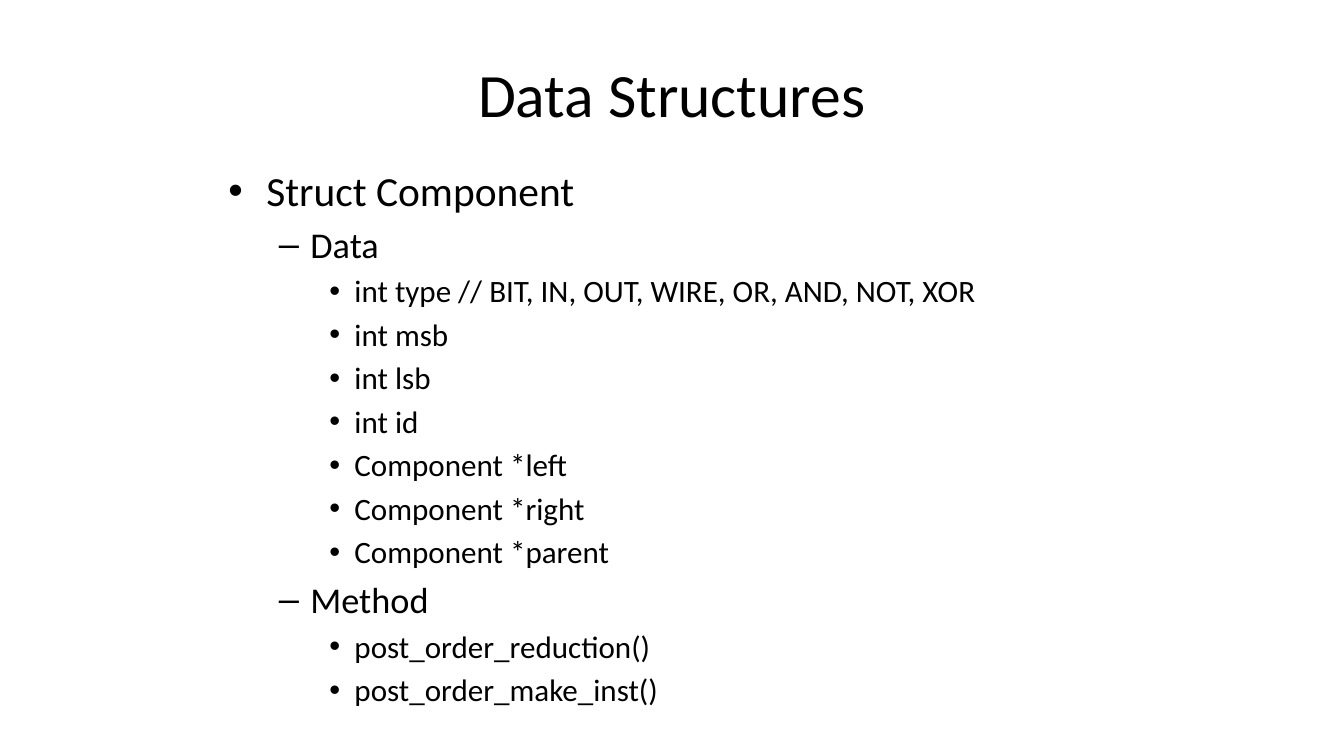
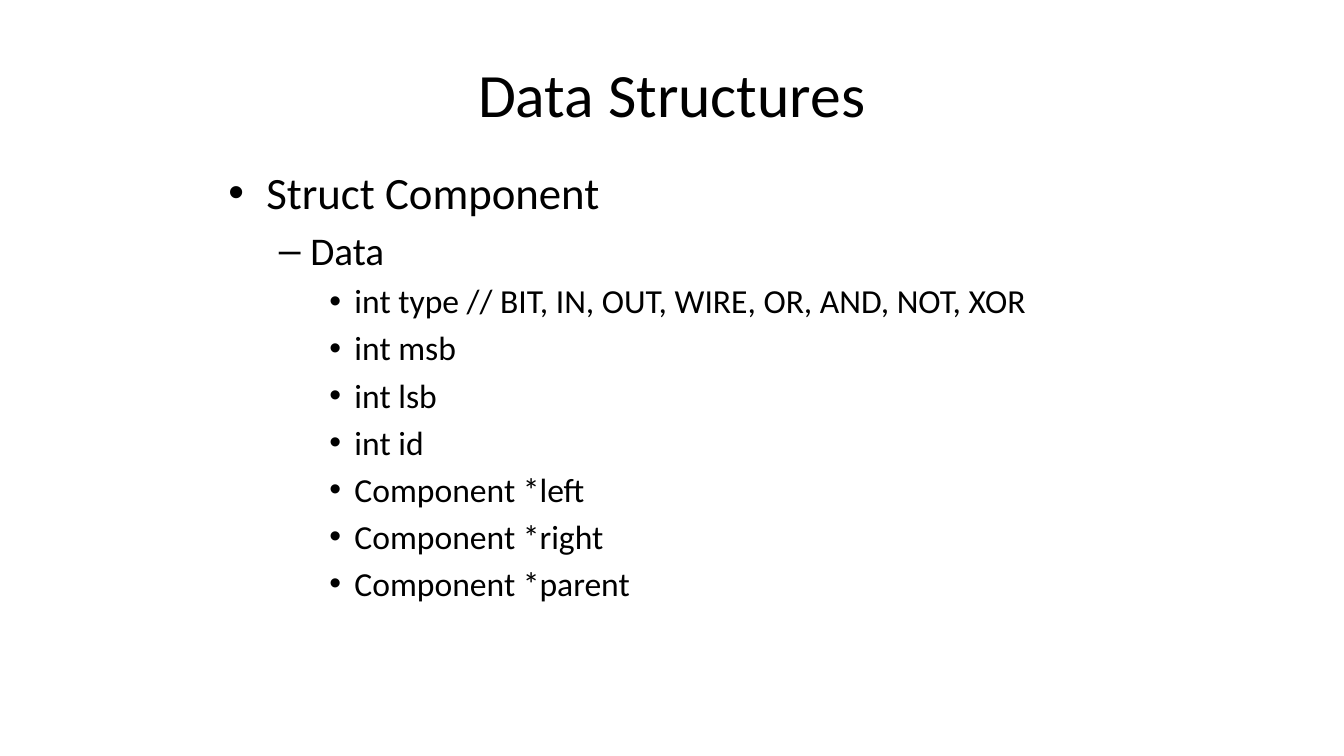
Before and after one commit to jinwei-chang/Verilog-Simulation-Optimization-via-Instruction-Reduction, a slide deck: slide 21 of lecture/20210608_1071524_ProblemF.pptx (slide 20 before the commit). Drawn at 1344x756 pixels with LibreOffice and Linux fonts; fonts in the diff are those of the drawing. Boxes give left, top, right and bottom in pixels: in the first picture for what was removed or moved away, otherwise in the second. Text is boxed around its words. In the diff, an @@ line names an element or a change of style, - is before the commit and + after.

```diff
--- a/lecture/20210608_1071524_ProblemF.pptx
+++ b/lecture/20210608_1071524_ProblemF.pptx
@@ text "Struct Component" at box(266, 180, 1026, 602): size 29.6 to 32 pt in "Struct Component"; size 25.9 to 28 pt in "Data"; size 22.2 to 24 pt in "int type // BIT, IN, OUT, WIRE, ...", "int msb", "int lsb", "int id" and 3 more places @@
@@ text at box(310, 587, 657, 706): paragraphs removed @@
-  – Method
-    • post_order_reduction()
-    • post_order_make_inst()
```
Also in this commit, not shown: 1 other slide changed, 1 slide added, 3 other files.
